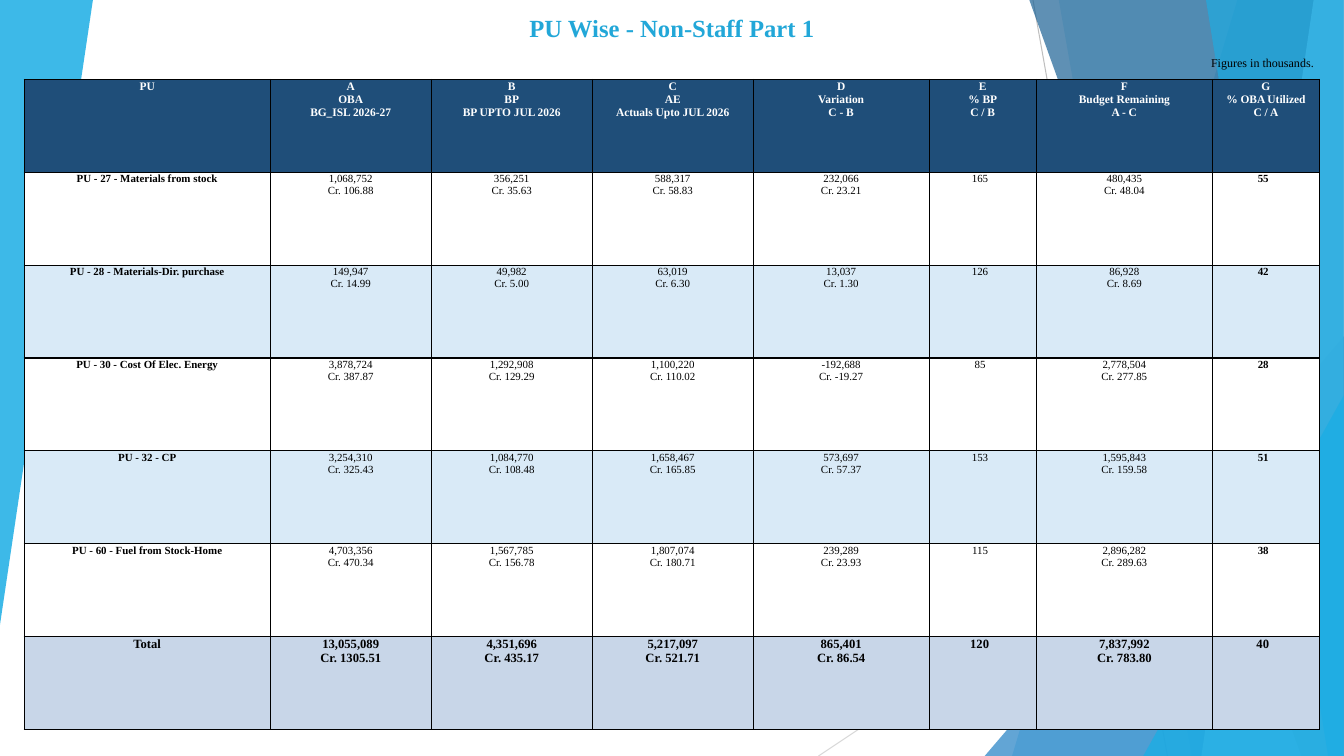
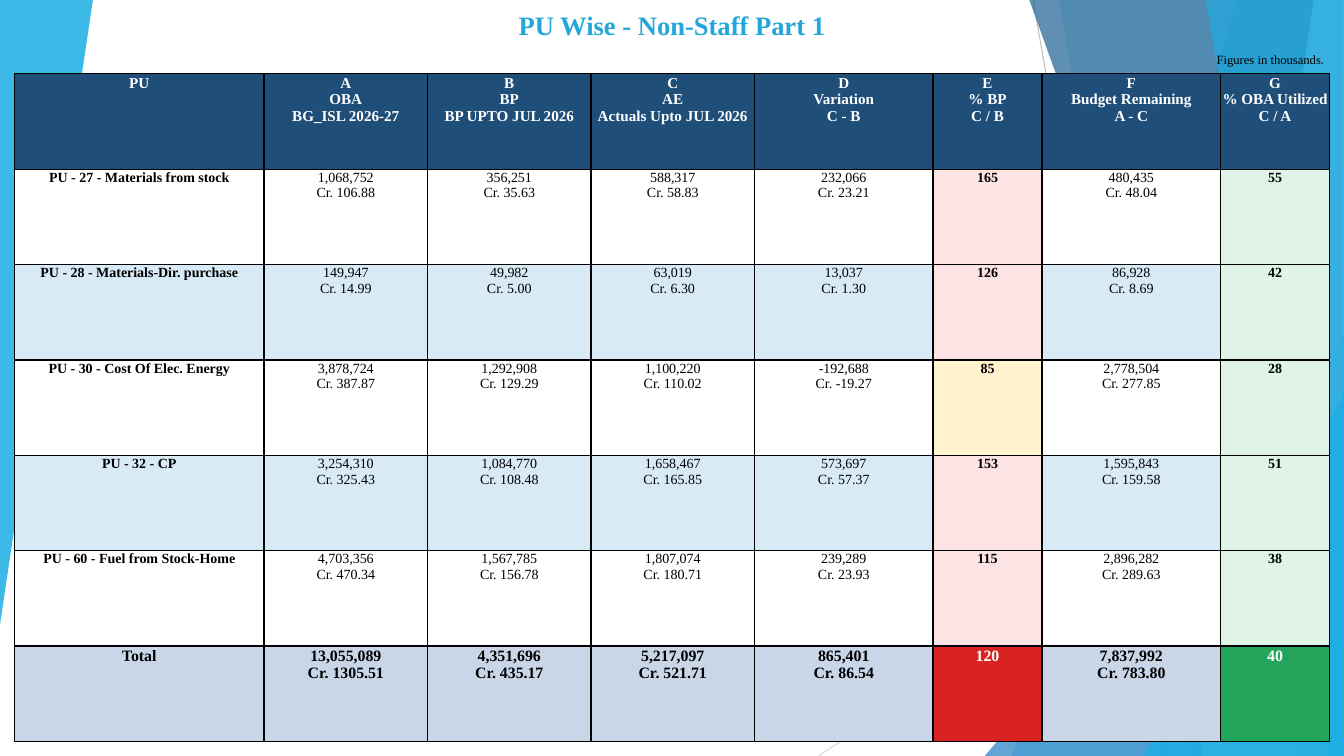
Before and after one commit to girishtiwari007/MB-BUDGET, a slide deck: slide 4 of exports/Moradabad_Division_DRM_Budget_FR_Analysis.pptx. Drawn at 1344x756 pixels with LibreOffice and Linux fonts; fonts in the diff are those of the drawing. Boxes give left, top, right and bottom in pixels: in the first picture for what was removed or moved away, otherwise in the second. Text is boxed around its words. In the diff, an @@ line names an element or a change of style, - is before the commit and + after.

```diff
--- a/exports/Moradabad_Division_DRM_Budget_FR_Analysis.pptx
+++ b/exports/Moradabad_Division_DRM_Budget_FR_Analysis.pptx
@@ text "PU Wise - Non-Staff Part ...": place and size @@
-text "PU Wise - Non-Staff Part ..." at (529,19,814,38)
+text "PU Wise - Non-Staff Part ..." at (519,16,825,36)
@@ text "PU Wise - Non-Staff Part ..." at (519,16,825,36): size 17.6 to 19 pt @@
@@ text "Figures in thousands." at (1217,55,1325,67): size 8.6 to 9 pt @@
@@ table at (14,74,1329,742) @@
@@ fill #FFFFFF to #FCE4E4 in 2 cells @@
@@ fill #FFFFFF to #DFF3E7 in 3 cells @@
@@ fill #D9EAF7 to #FCE4E4 in 2 cells @@
@@ fill #D9EAF7 to #DFF3E7 in 2 cells @@
@@ fill #FFFFFF to #FFF2CC in row 4, column 6 @@
@@ fill #C8D6E8 to #D92323 in row 7, column 6 @@
@@ fill #C8D6E8 to #25A55B in row 7, column 8 @@
@@ size 8.2 to 10.8 pt in "PU", "A OBA BG_ISL 2026-27", "B BP BP UPTO JUL 2026", "C AE Actuals Upto JUL 2026" and 4 more places @@
@@ size 7.8 to 10 pt in "PU - 27 - Materials from stock", "1,068,752 Cr. 106.88", "356,251 Cr. 35.63", "588,317 Cr. 58.83" and 36 more places @@
@@ bold on in "165", "126", "85", "153" and 1 more places @@
@@ size 9 to 11.3 pt in "Total", "13,055,089 Cr. 1305.51", "4,351,696 Cr. 435.17", "5,217,097 Cr. 521.71" and 4 more places @@
@@ text colour #000000 to #FFFFFF in "120", "40" @@
@@ table: place and size @@
-table at (24,80,1321,730)
+table at (14,74,1329,742)
```
Also in this commit, not shown: 5 other slides changed, 1 slide removed, 5 other files.
